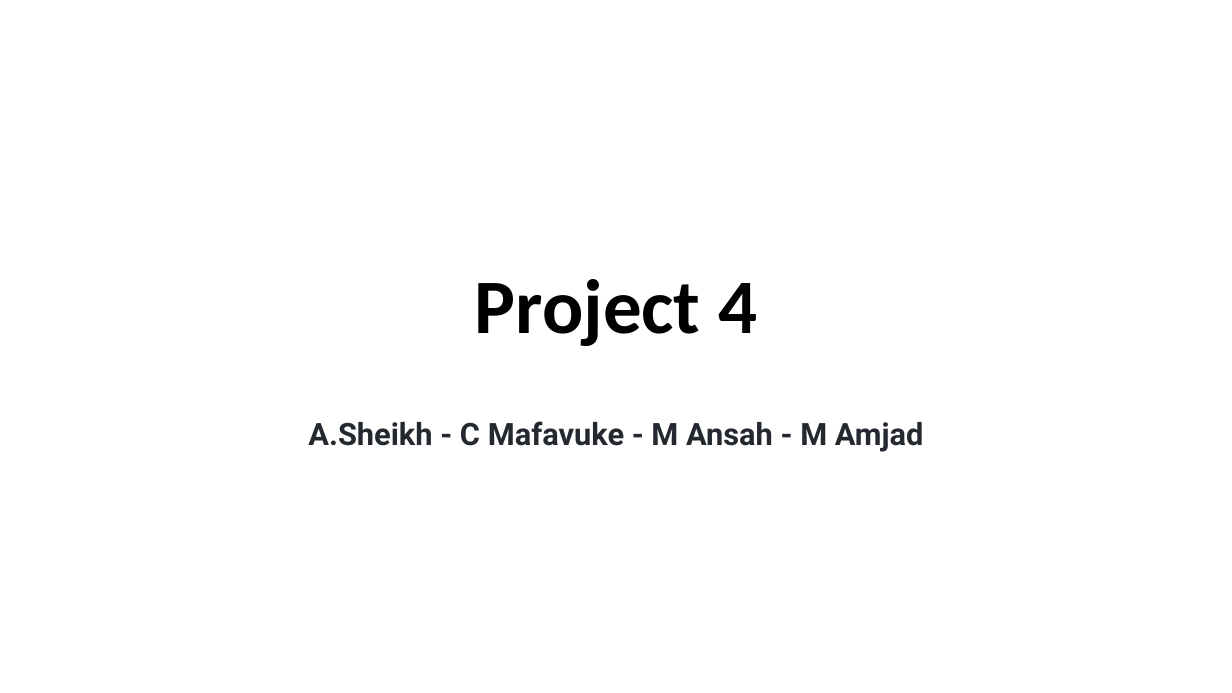
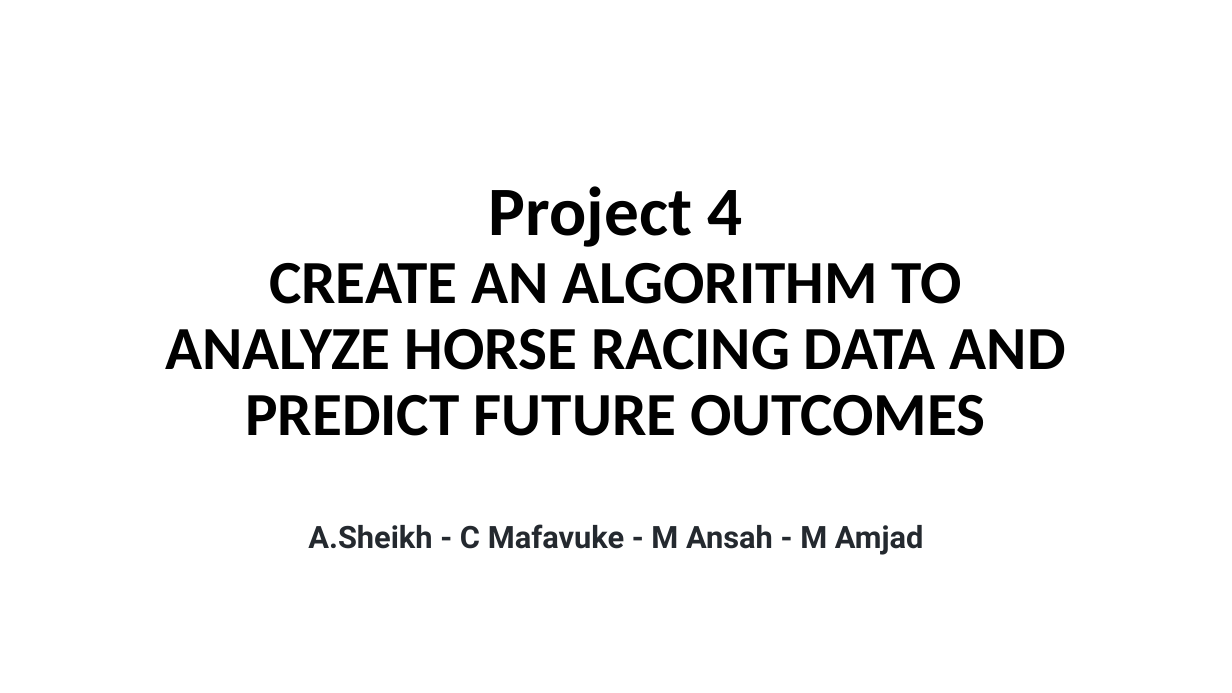
Before and after one commit to ashsams18/Project4_11122021, a slide deck: slide 1 of Horse_Racing.pptx. Drawn at 1232x693 pixels with LibreOffice and Linux fonts; fonts in the diff are those of the drawing; background and template pictures are left out. Boxes give left, top, right and bottom in pixels: in the first picture for what was removed or moved away, otherwise in the second. Text is boxed around its words. In the diff, an @@ line names an element or a change of style, - is before the commit and + after.

```diff
--- a/Horse_Racing.pptx
+++ b/Horse_Racing.pptx
@@ title at <box>165,186,1066,436</box>: text changed; size 60 to 47.7 pt @@
-Project 4
+Project 4
+CREATE AN ALGORITHM TO ANALYZE HORSE RACING DATA AND PREDICT FUTURE OUTCOMES
@@ subtitle "A.Sheikh - C Mafavuke - ...": place and size @@
-subtitle "A.Sheikh - C Mafavuke - ..." at <box>308,421,924,452</box>
+subtitle "A.Sheikh - C Mafavuke - ..." at <box>308,524,924,555</box>
```
Also in this commit, not shown: 6 other slides changed, 20 slides added, 4 slides removed, 2 other files.
